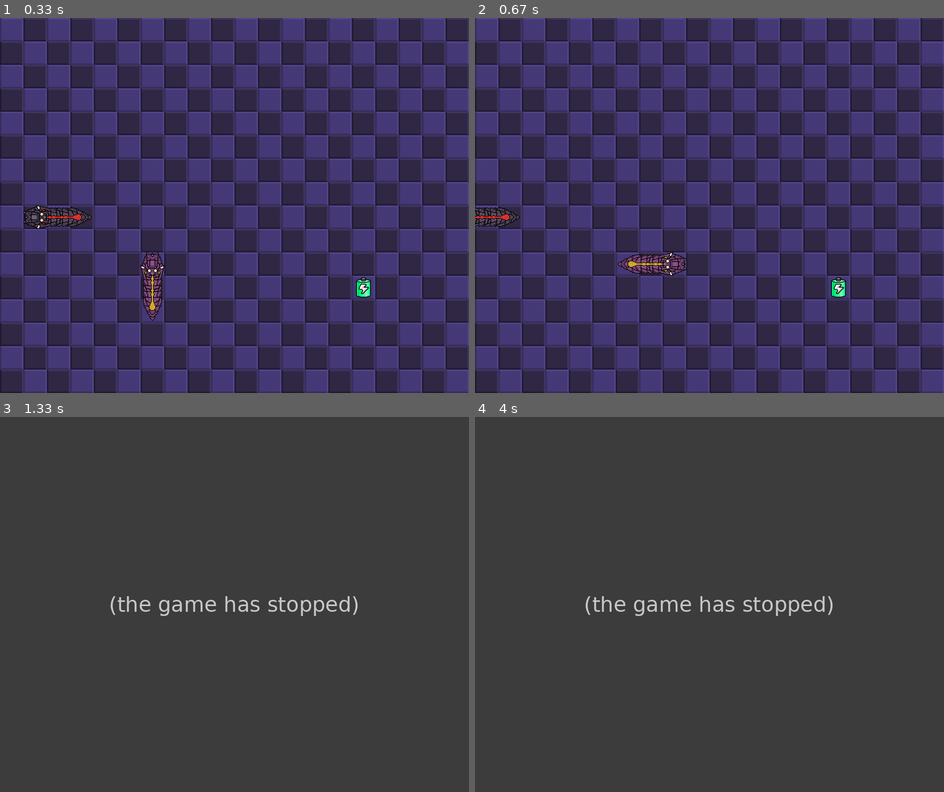
Above: before the commit, frames 1-4 (two rows, left to right).
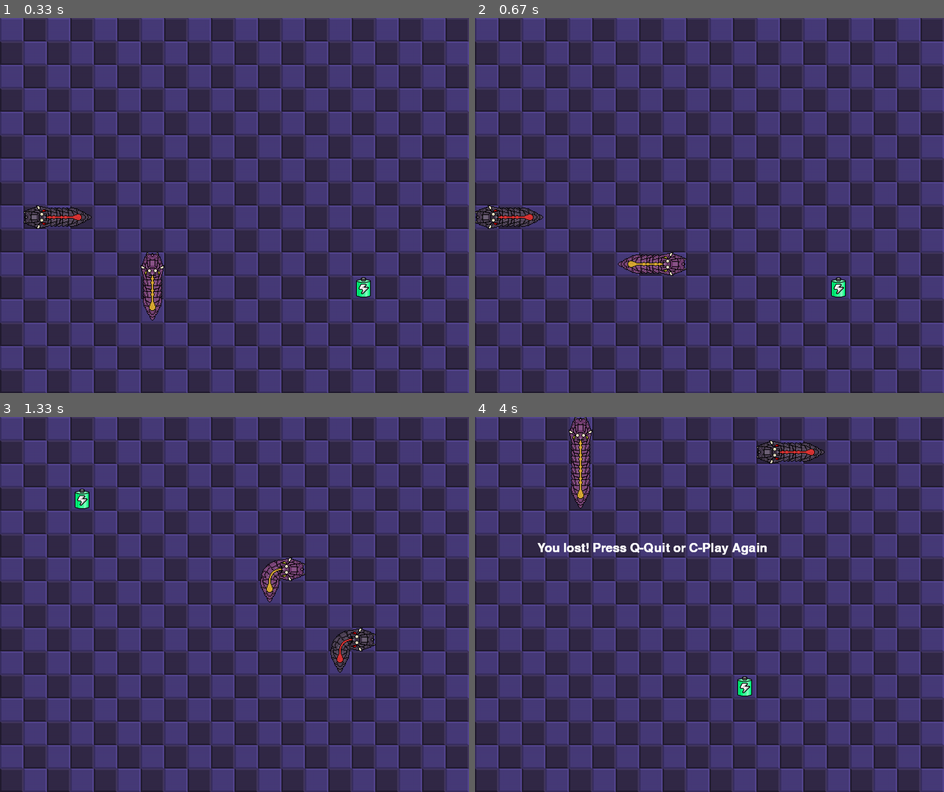
Above: after the commit, the same moments.

Repository: Nabegon/pygame
Game: pygame game, started from snake_game.py
Two runs of this game, one before a commit and one after it. Both use one fixed random seed, a clock stepped at 60 frames per second and the inputs below.
Inputs:
- Up to frame 1 (0.33 s): no input
- Up to frame 2 (0.67 s): tap D at 0.33 s
- Up to frame 3 (1.33 s): tap C at 0.67 s; hold Right from 1.1 s (still down); hold D from 1.1 s (still down)
- Up to frame 4 (4 s): release Right at 1.57 s; release D at 1.57 s; hold Up 1.6-2.03 s; hold W 1.6-2.03 s; hold Right 2.07-2.53 s; hold D 2.07-2.53 s; tap C at 2.57 s; hold Left 3.13-3.67 s; hold A 3.13-3.67 s; hold Down from 3.7 s (still down); hold S from 3.7 s (still down)

Frame 1 is identical in both runs. In frame 2, 0.5% of the frame differs, in the area x 0-15%, y 50-57%; in frame 3, 63%; in frame 4, 63%, in the area x 0-100%, y 0-100%.
Error before the commit: UnboundLocalError: cannot access local variable 'rotated_body' where it is not associated wi...; the game stopped at 1.17 s (later frames are placeholders)

Commit message:
feat: add the playground limit

Diff:
--- a/snake_game.py
+++ b/snake_game.py
@@ -79,6 +79,9 @@
             case 3:
                 next_position = Position(head.position.x - 1, head.position.y)
 
+        if next_position.x < 0 or next_position.x > GRID_WIDTH  - 1 or next_position.y < 0 or next_position.y > GRID_HEIGHT - 1:
+            return False
+
         if not (next_position.x == food.position.x and next_position.y == food.position.y):
             self.fields.pop(len(self.fields) - 1)
         else:
@@ -162,6 +165,8 @@
 # Initialize Pygame
 pygame.init()
 
+white = 255, 255, 255, 255
+
 # Set the window title
 pygame.display.set_caption("Snake Game")
 
@@ -199,9 +204,9 @@
 #     else:
 #         window.blit(text_3, [window_width / 2, window_height - 50])
 
-# def message(message, color):
-#     message = font_style.render(message, True, color)
-#     window.blit(message, [window_width / 6, window_height / 3])
+def message(message, color):
+    message = font_style.render(message, True, color)
+    window.blit(message, [WINDOW_HEIGHT / 6, WINDOW_HEIGHT / 3])
 
 def gameRunning():
     game_over = False
@@ -216,7 +221,7 @@
 
     while not game_over:
         while game_close == True:
-            # message("You lost! Press Q-Quit or C-Play Again", red)
+            message("You lost! Press Q-Quit or C-Play Again", white)
             # score_counter(Length_of_snake1 - 1, Length_of_snake2 - 1)
             # jedge_winner(Length_of_snake1 - 1, Length_of_snake2 - 1)
             pygame.display.update()
@@ -254,10 +259,6 @@
                 player_2.fields[0].direction = 2
             if keys[pygame.K_s]:
                 player_2.fields[0].direction = 3
-        # if x1 < 0 or x1 >= window_width or y1 < 0 or y1 >= window_height:
-        #     game_close = True
-        # if x2 < 0 or x2 >= window_width or y2 < 0 or y2 >= window_height:
-        #     game_close = True
 
         # score_counter(Length_of_snake1 - 1, Length_of_snake2 - 1)
 
@@ -272,9 +273,11 @@
         #     Length_of_snake2 += 1
         window.blit(window_with_background, (0, 0))
         food.draw(window)
-        player_1.advance(food)
+        if player_1.advance(food) == False:
+            game_close = True
         player_1.draw(window)
-        player_2.advance(food)
+        if player_2.advance(food) == False:
+            game_close = True
         player_2.draw(window)
         pygame.display.update()
         clock.tick(snake_speed)
